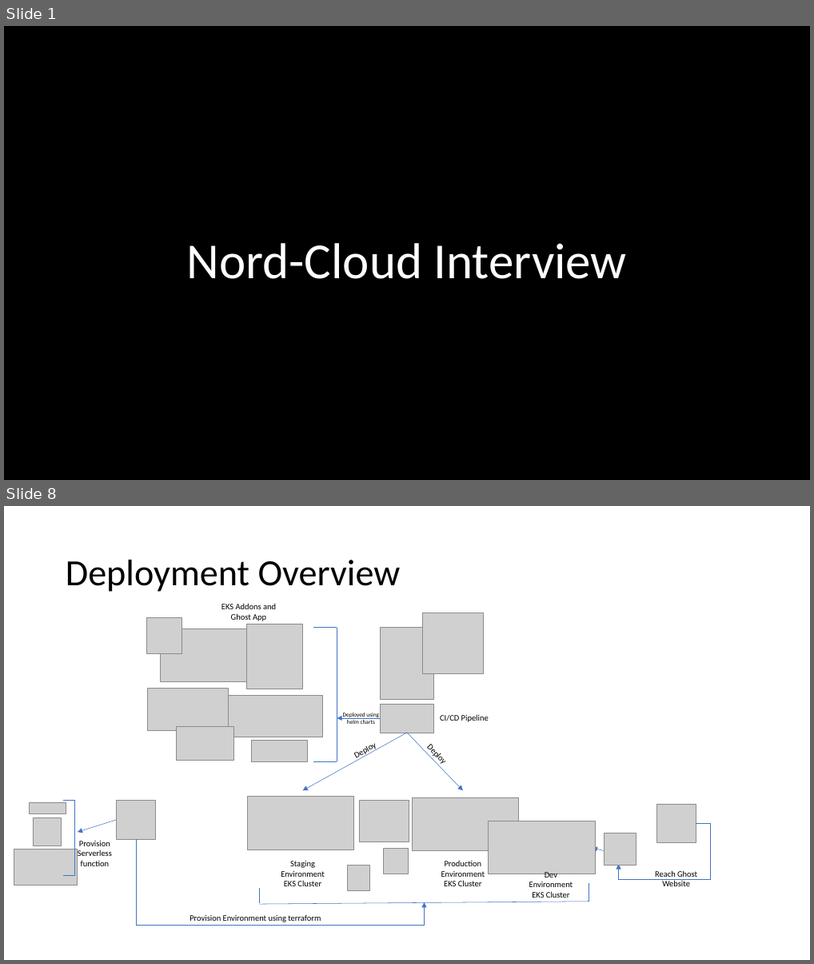
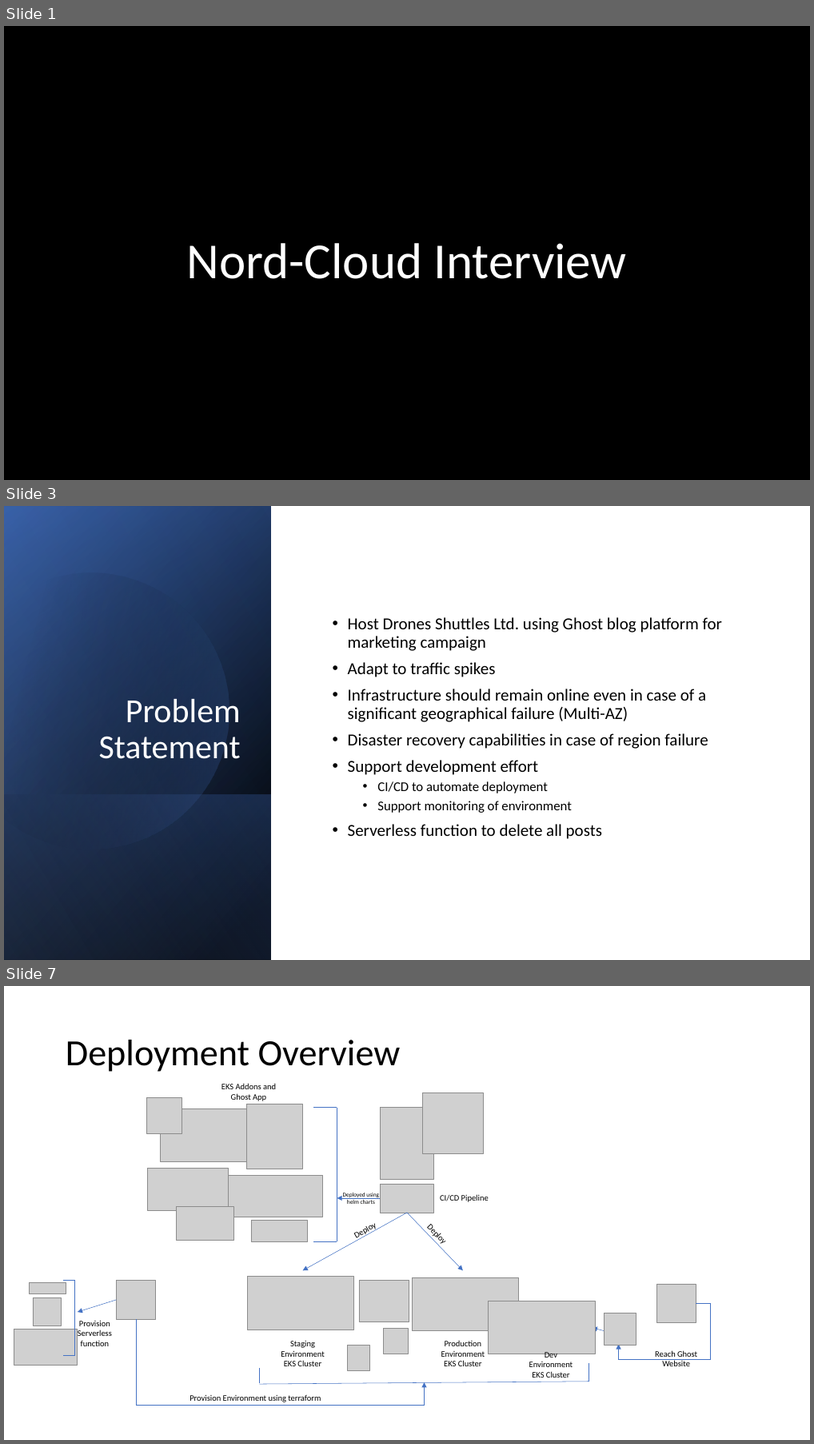
Before and after one commit to Iyad87/ghost-helm, a slide deck: ghost-ppt.pptx. Shown one above the other, each under a label of ours: slides 1 and 8 before the commit, slides 1, 3 and 7 after it; the slides between them are not shown. The pictures are 814x964 and 814x1444 pixels, drawn with LibreOffice and Linux fonts; fonts in the diff are those of the drawing; grey boxes stand for pictures; background and template pictures are left out. Boxes give left, top, right and bottom in pixels: in the first picture for what was removed or moved away, otherwise in the second. Text is boxed around its words. In the diff, an @@ line names an element or a change of style, - is before the commit and + after.

```diff
--- a/ghost-ppt.pptx
+++ b/ghost-ppt.pptx
@@ slide 3 added at bbox=[4, 506, 810, 960], background #FFFFFF @@
@@ rectangle added at bbox=[4, 506, 810, 960], fill #FFFFFF @@
@@ rectangle added at bbox=[4, 506, 271, 960], fill gradient #000000 to #2F5597 @@
@@ rectangle added at bbox=[4, 507, 271, 960], fill gradient #000000 to #4472C4 @@
@@ rectangle added at bbox=[4, 506, 271, 959], fill gradient #000000 to #8FAADC @@
@@ freeform shape added at bbox=[4, 540, 262, 877], fill gradient #000000 to #4472C4 @@
@@ text added at bbox=[348, 617, 722, 839], 20 pt, text #000000 @@
+• Host Drones Shuttles Ltd. using Ghost blog platform for marketing campaign
+• Adapt to traffic spikes
+• Infrastructure should remain online even in case of a significant geographical failure (Multi-AZ)
+• Disaster recovery capabilities in case of region failure
+• Support development effort
+  • CI/CD to automate deployment
+  • Support monitoring of environment
+• Serverless function to delete all posts
@@ title added at bbox=[99, 699, 241, 759], 40 pt, text #FFFFFF @@
+Problem Statement
@@ rectangle added at bbox=[4, 794, 271, 960], fill gradient #4472C4 to #000000 @@
@@ what was slide 8 is now slide 7 @@
```
Also in this commit, not shown: 5 slides changed, 1 other slide added, 3 slides removed.
